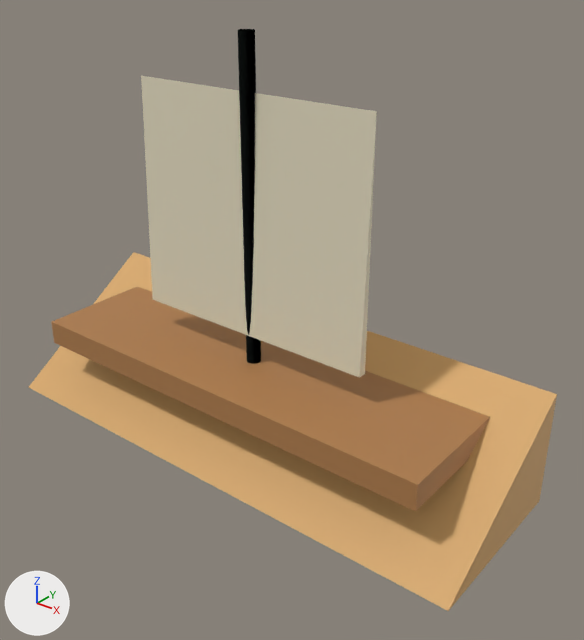
One commit to the glTF model dist/models/boat.glb: the scene before it, then after it.
Camera for both pictures: a 50 mm camera at (3.28, -3.68, 2.93) aimed at (0.32, 0.03, 0.63). Lighting does not change. The marker at lower left points along +X, +Y and +Z. The first picture is the older version. Where no turn or scale is listed for an object, it has been applied to the vertices.
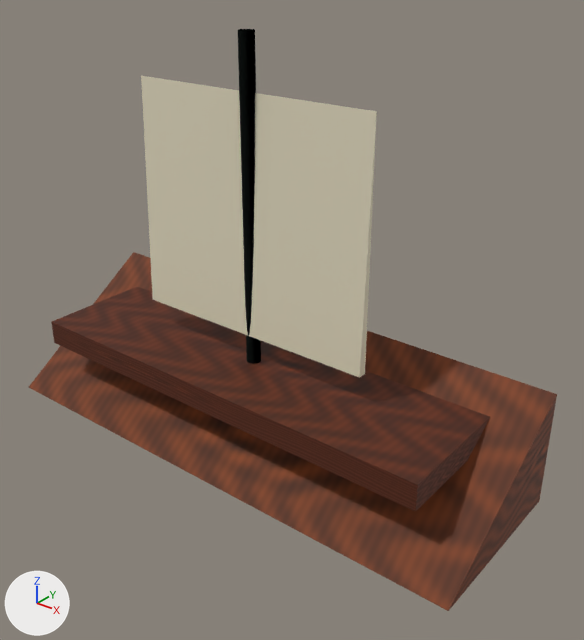
Edits to the bpy script that builds the scene:
```text
Add img_original_procedural_wood_grain:
    img_original_procedural_wood_grain = load_image('Original procedural wood grain', '_unpacked/Original_procedural_wood_grain', 256, 256, 'sRGB')
Change mat_wood2:
    where n0 = _N.new('ShaderNodeBsdfPrincipled'); n0.name = 'Principled BSDF'
    remove n0.inputs[0].default_value = (0.68, 0.39, 0.14, 1.0)  # 'Base Color', orange #d7a869
    n0.inputs[2].default_value: 0.62 -> 0.72  # 'Roughness'
    add n2 = _N.new('ShaderNodeMix'); n2.name = 'Mix'
    add n2.data_type = 'RGBA'
    add n2.blend_type = 'MULTIPLY'
    add n2.inputs[0].default_value = 1.0  # 'Factor'
    add n2.inputs[7].default_value = (0.68, 0.39, 0.14, 1.0)  # 'B', orange #d7a869
    add n3 = _N.new('ShaderNodeTexImage'); n3.name = 'Image Texture'
    add n3.image = img_original_procedural_wood_grain
    add _L.new(n2.outputs[2], n0.inputs[0])  # 'Result' to 'Base Color'
    add _L.new(n3.outputs[0], n2.inputs[6])  # 'Color' to 'A'
Change mat_wood:
    where n0 = _N.new('ShaderNodeBsdfPrincipled'); n0.name = 'Principled BSDF'
    remove n0.inputs[0].default_value = (0.42, 0.2, 0.07, 1.0)  # 'Base Color', brown #ad7c4b
    n0.inputs[2].default_value: 0.62 -> 0.72  # 'Roughness'
    add n2 = _N.new('ShaderNodeMix'); n2.name = 'Mix'
    add n2.data_type = 'RGBA'
    add n2.blend_type = 'MULTIPLY'
    add n2.inputs[0].default_value = 1.0  # 'Factor'
    add n2.inputs[7].default_value = (0.42, 0.2, 0.07, 1.0)  # 'B', brown #ad7c4b
    add n3 = _N.new('ShaderNodeTexImage'); n3.name = 'Image Texture'
    add n3.image = img_original_procedural_wood_grain
    add _L.new(n2.outputs[2], n0.inputs[0])  # 'Result' to 'Base Color'
    add _L.new(n3.outputs[0], n2.inputs[6])  # 'Color' to 'A'
```

What differs and where, as boxes [x1, y1, x2, y2] in the pictures (584 x 640 px):
'Mesh_0', surface changed (darker): [29, 252, 557, 611] in both
'Mesh_1', surface changed (darker): [51, 286, 490, 512] in both
